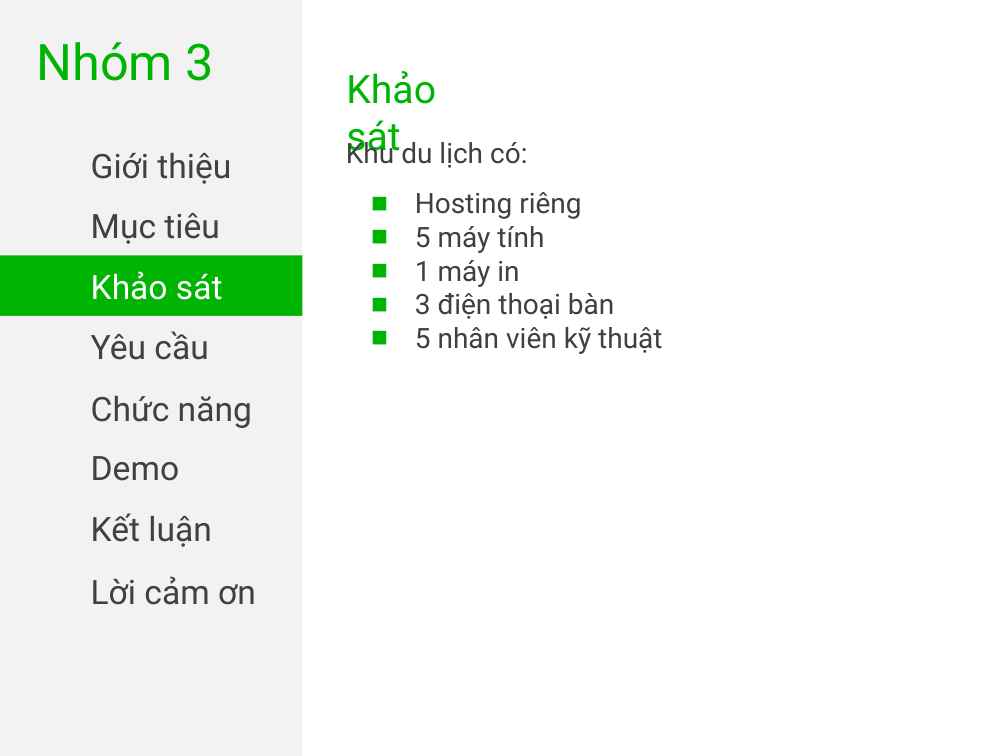
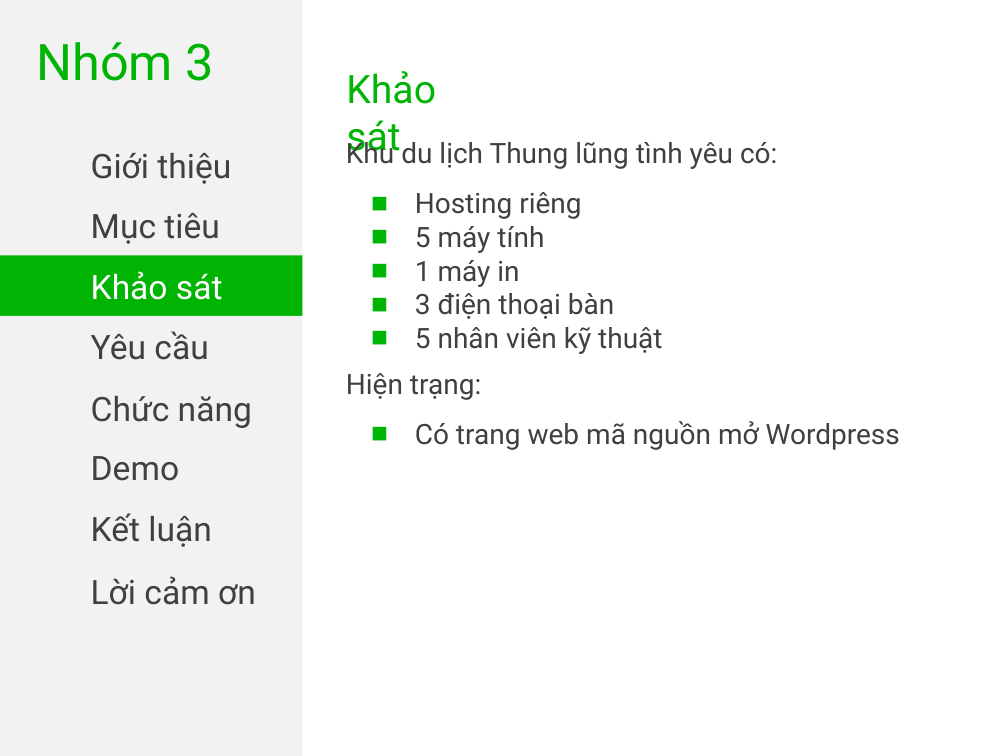
Before and after one commit to xknguyen/quan-li-diem-du-lich, a slide deck: slide 4 of BaoCao/BaoCaov1.pptx. Drawn at 1008x756 pixels with LibreOffice and Linux fonts; fonts in the diff are those of the drawing. Boxes give left, top, right and bottom in pixels: in the first picture for what was removed or moved away, otherwise in the second. Text is boxed around its words. In the diff, an @@ line names an element or a change of style, - is before the commit and + after.

```diff
--- a/BaoCao/BaoCaov1.pptx
+++ b/BaoCao/BaoCaov1.pptx
@@ text at [401, 142, 777, 169]: text changed @@
-Khu du lịch có:
+Khu du lịch Thung lũng tình yêu có:
@@ text added at [346, 373, 900, 450], 20 pt, text #404040 @@
+Hiện trạng:
+■ Có trang web mã nguồn mở Wordpress
```
Also in this commit, not shown: 2 other slides changed.
